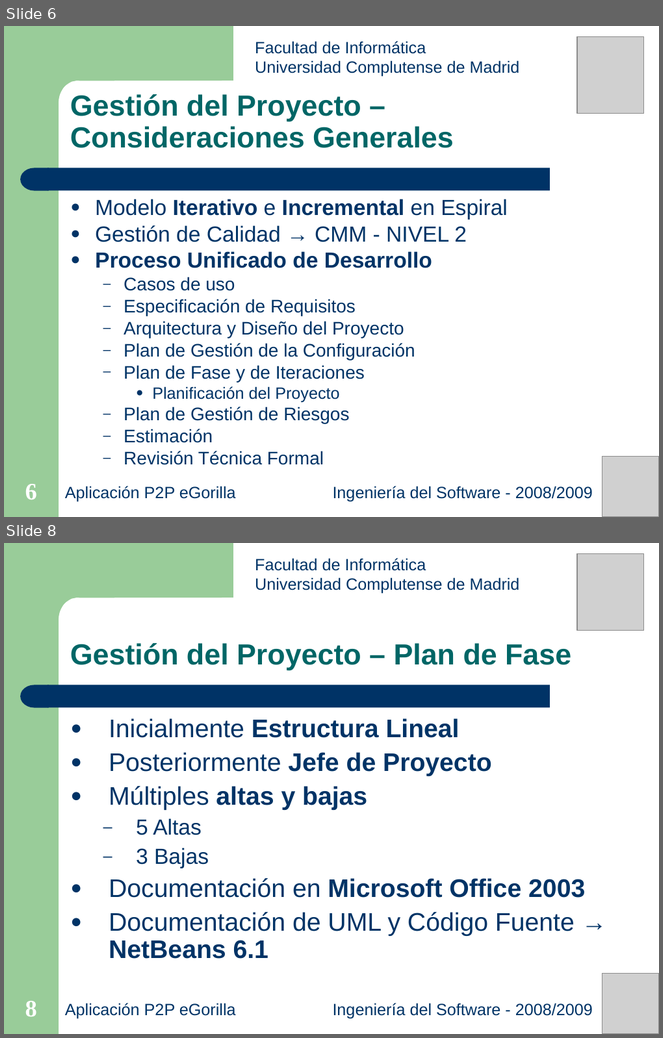
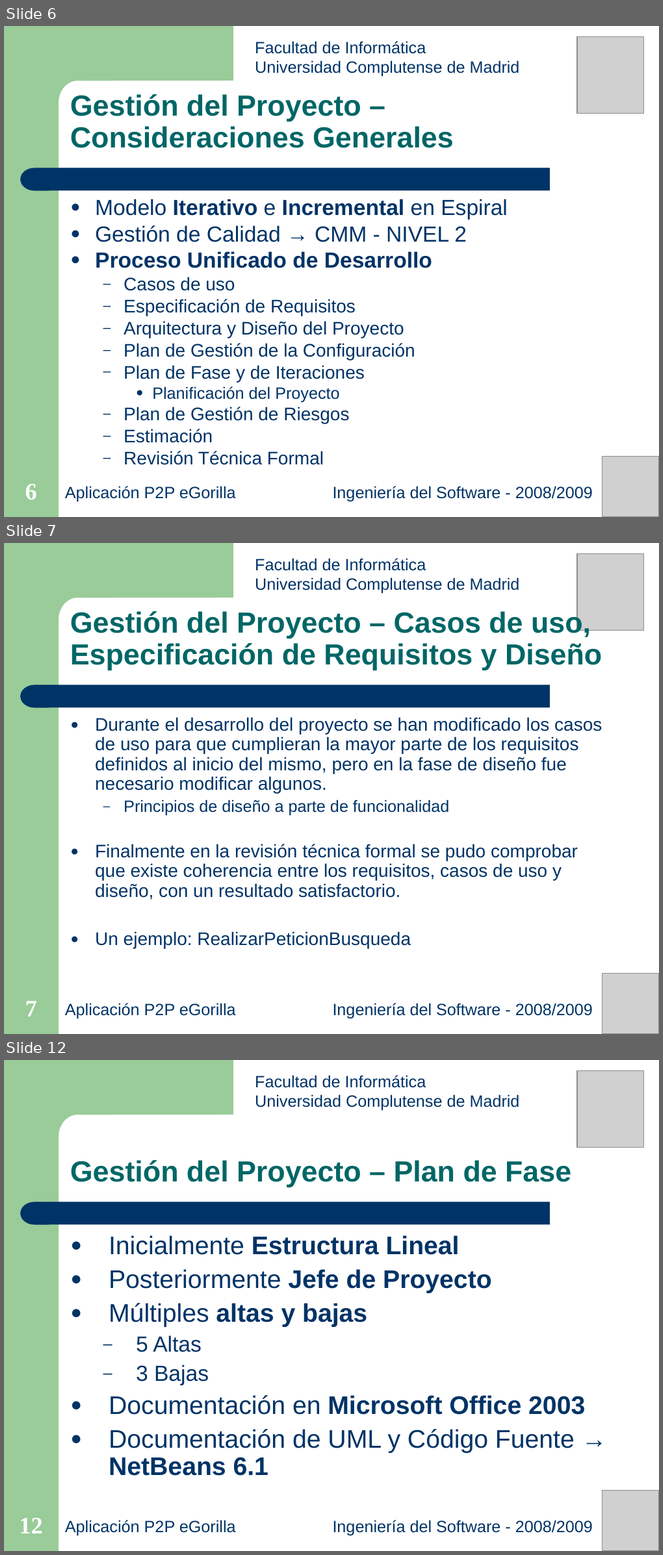
Before and after one commit to munsuri/egorilla, a slide deck: doc/presentaciones/Presentacion_27-05-2009.ppt. Shown one above the other, each under a label of ours: slides 6 and 8 before the commit, slides 6, 7 and 12 after it; the slides between them are not shown. The pictures are 663x1038 and 663x1555 pixels, drawn with LibreOffice and Linux fonts; fonts in the diff are those of the drawing; grey boxes stand for pictures. Boxes give left, top, right and bottom in pixels: in the first picture for what was removed or moved away, otherwise in the second. Text is boxed around its words. In the diff, an @@ line names an element or a change of style, - is before the commit and + after.

```diff
--- a/doc/presentaciones/Presentacion_27-05-2009.ppt
+++ b/doc/presentaciones/Presentacion_27-05-2009.ppt
@@ slide 7 added at <box>4,543,659,1034</box>, background #FFFFFF; not listed: 4 template elements that a slide beside it also shows @@
@@ text added at <box>255,558,520,594</box>, 18 pt, text #003366 @@
+Facultad de Informática
+Universidad Complutense de Madrid
@@ picture added at <box>577,554,644,631</box> @@
@@ text added at <box>70,610,602,670</box>, 32 pt, text #006666, bold @@
+Gestión del Proyecto – Casos de uso, Especificación de Requisitos y Diseño
@@ text added at <box>95,717,602,949</box>, 20 pt, text #003366 @@
+● Durante el desarrollo del proyecto se han modificado los casos de uso para que cumplieran la mayor parte de los requisitos definidos al inicio del mismo, pero en la fase de diseño fue necesario modificar algunos.
+  – Principios de diseño a parte de funcionalidad
+● Finalmente en la revisión técnica formal se pudo comprobar que existe coherencia entre los requisitos, casos de uso y diseño, con un resultado satisfactorio.
+● Un ejemplo: RealizarPeticionBusqueda
@@ picture added at <box>602,974,659,1034</box> @@
@@ page number added at <box>25,1001,37,1017</box>, 26 pt, text #FFFFFF, bold @@
+7
@@ text added at <box>65,1003,236,1019</box>, 18 pt, text #003366 @@
+Aplicación P2P eGorilla
@@ text added at <box>333,1003,593,1019</box>, 18 pt, text #003366 @@
+Ingeniería del Software - 2008/2009
@@ what was slide 8 is now slide 12 @@
@@ page number at <box>19,1518,42,1534</box>: text changed @@
-8
+12
```
Also in this commit, not shown: 1 slide changed, 3 other slides added.
